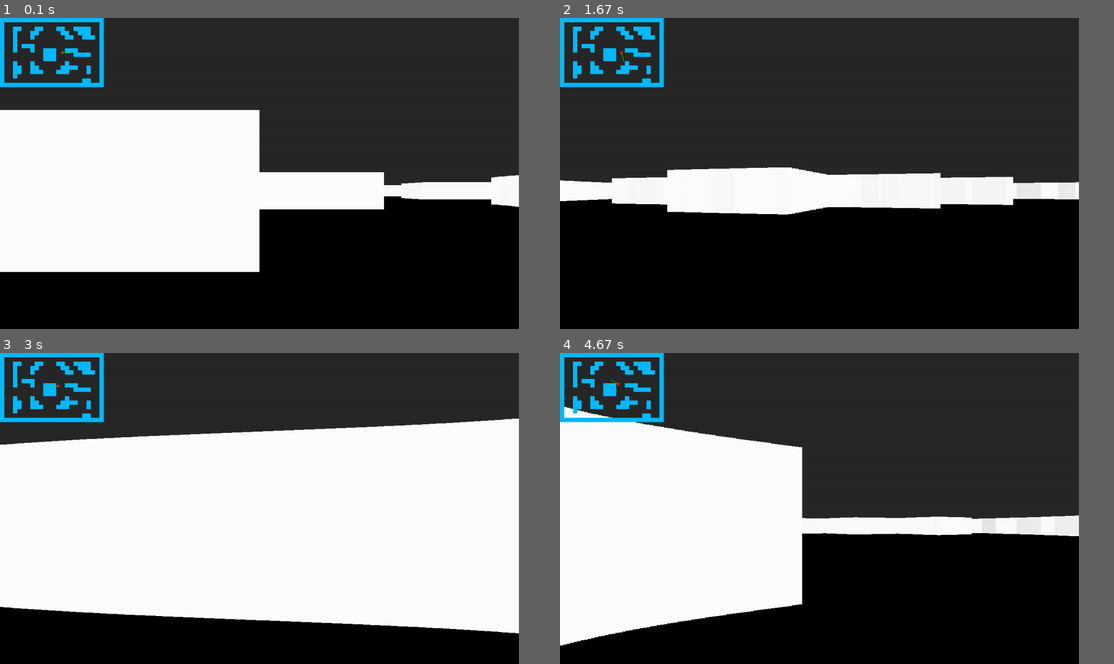
Above: before the commit, frames 1-4 (two rows, left to right).
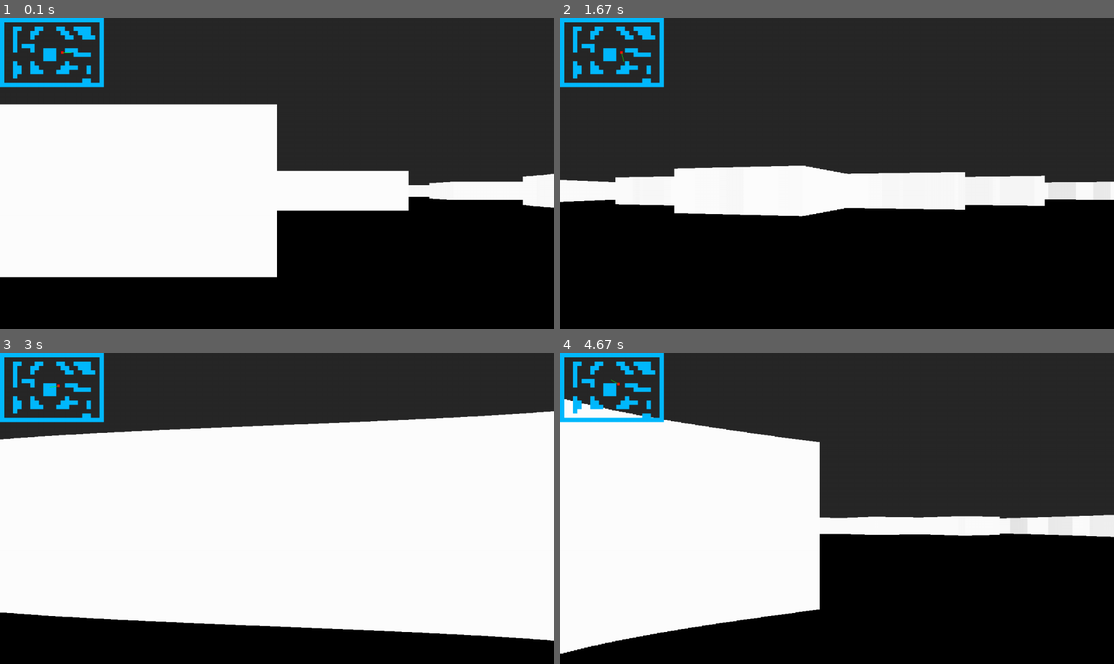
Above: after the commit, the same moments.

Repository: bo1ledOwl/YandexLyceumPyGameProject
Game: pygame game, started from main.py
Two runs of this game, one before a commit and one after it. Both use one fixed random seed, a clock stepped at 60 frames per second and the inputs below.
Inputs:
- Up to frame 1 (0.1 s): no input
- Up to frame 2 (1.67 s): hold Right 0.33-0.8 s; hold Right 0.83-1.3 s; hold D 0.83-1.3 s; hold Left from 1.33 s (still down); hold A from 1.33 s (still down)
- Up to frame 3 (3 s): release Left at 1.87 s; release A at 1.87 s; hold Right 1.9-2.3 s; hold D 1.9-2.3 s; hold Right 2.33-2.97 s; hold D 2.33-2.97 s
- Up to frame 4 (4.67 s): hold Left 3-3.47 s; hold A 3-3.47 s; hold Right 3.5-3.97 s; hold D 3.5-3.97 s; hold Right 4-4.47 s; hold D 4-4.47 s; hold Left from 4.5 s (still down); hold A from 4.5 s (still down)
In our replay, the window is 843x506 before the commit and 900x506 after it. These sizes can differ from the game's own. Grey fills any space a smaller window leaves; there, only what the larger window draws over its background counts as a difference.

The runs differ from the first frame. In frame 1, 8.0% of the frame differs, in the area x 0-100%, y 0-84%; in frame 2, 5.1%; in frame 3, 5.4%; in frame 4, 7.9%.

Commit message:
перерасчёт кол-ва лучей для правильной отрисовки

Diff:
--- a/settings.py
+++ b/settings.py
@@ -7,7 +7,7 @@
     SCALE = SCREEN_WIDTH // NUM_RAYS
 
 # основные настройки
-SCREEN_WIDTH = 1200
+SCREEN_WIDTH = 1280
 SCREEN_HEIGHT = 720
 WIDTH = 1200
 HEIGHT = 800
@@ -21,7 +21,7 @@
 # настройки ray casting
 FOV = 90
 HALF_FOV = FOV / 2
-NUM_RAYS = 150
+NUM_RAYS = SCREEN_WIDTH // 8 * (FOV // 60)
 DELTA_ANGLE = FOV / NUM_RAYS
 DIST = NUM_RAYS / (2 * math.tan(math.radians(HALF_FOV)))
 PROJECTION_COEFF = 3 * DIST * TILE
